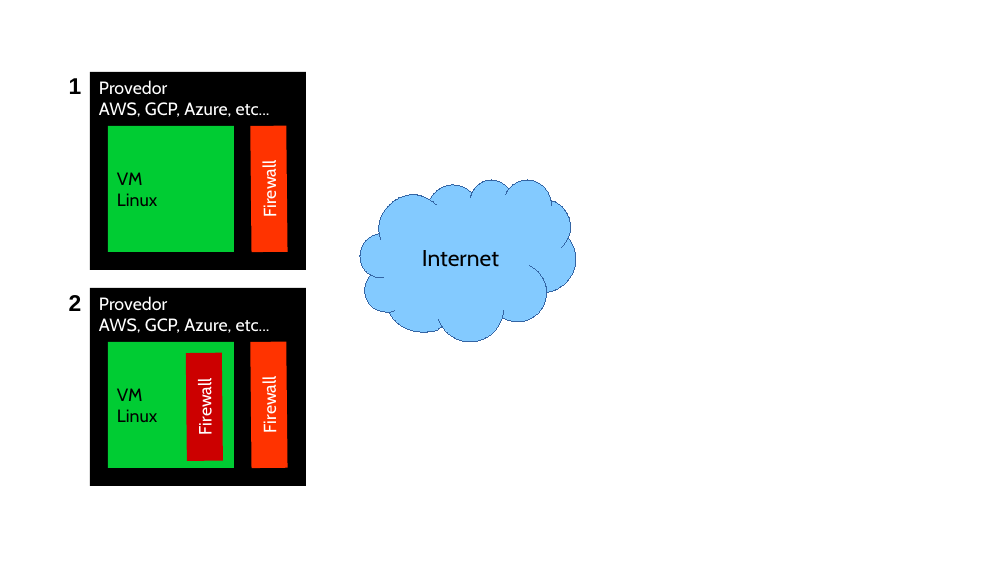
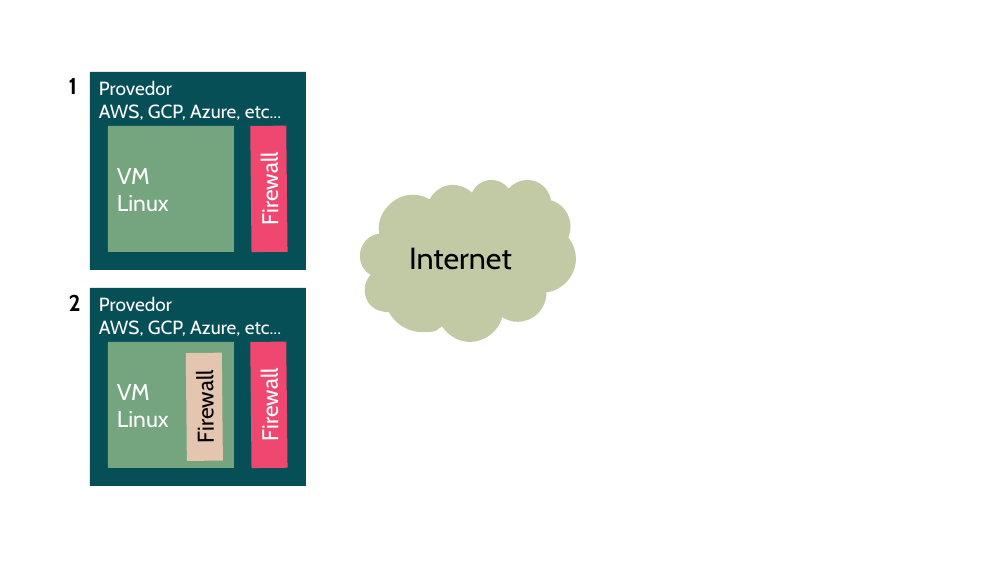
Before and after one commit to danielscarvalho/Insper-Data-Science-Deploy, a slide deck: slide 1 of img/img-aux.odp. Drawn at 1008x567 pixels with LibreOffice and Linux fonts; fonts in the diff are those of the drawing. Boxes give left, top, right and bottom in pixels: in the first picture for what was removed or moved away, otherwise in the second. Text is boxed around its words. In the diff, an @@ line names an element or a change of style, - is before the commit and + after.

```diff
--- a/img/img-aux.odp
+++ b/img/img-aux.odp
@@ text "1" at [69, 78, 77, 94]: font Arial to Cabin @@
@@ rectangle "Provedor" at [90, 72, 306, 271]: size 14 to 15 pt; fill #000000 to #074F57 @@
@@ rectangle "VM" at [108, 126, 234, 252]: size 14 to 18 pt, text colour #000000 to #FFFFFF; fill #00CC33 to #74A57F @@
@@ rectangle "Firewall" at [250, 126, 287, 252]: size 14 to 18 pt; fill #FF3300 to #EF476F @@
@@ freeform shape "Internet" at [360, 180, 576, 342]: size 18 to 24 pt; fill #83CAFF to #C1CAA5; outline #3465A4 0 pt to none @@
@@ text "2" at [69, 294, 81, 311]: font Arial to Cabin @@
@@ rectangle "Provedor" at [90, 288, 306, 487]: size 14 to 15 pt; fill #000000 to #074F57 @@
@@ rectangle "VM" at [108, 342, 234, 468]: size 14 to 18 pt, text colour #000000 to #FFFFFF; fill #00CC33 to #74A57F @@
@@ rectangle "Firewall" at [186, 352, 223, 461]: size 14 to 18 pt, text colour #FFFFFF to #000000; fill #CC0000 to #E4C5AF @@
@@ rectangle "Firewall" at [250, 341, 287, 468]: size 14 to 18 pt; fill #FF3300 to #EF476F @@
```
Also in this commit, not shown: 1 other slide changed, 2 slides added, 1 other file.
